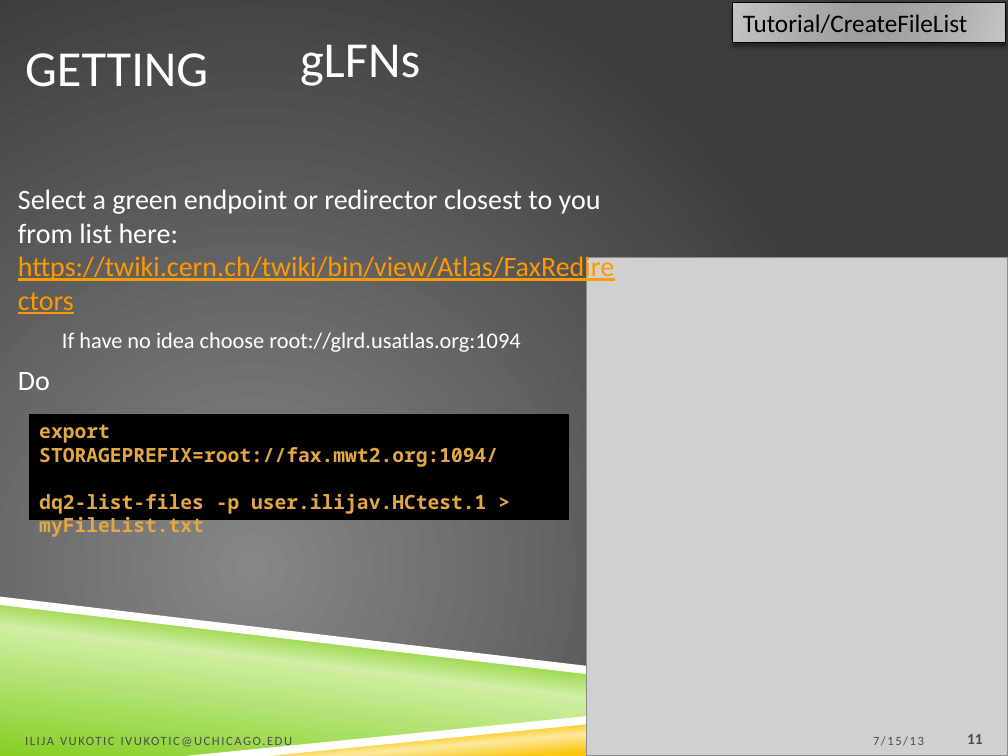
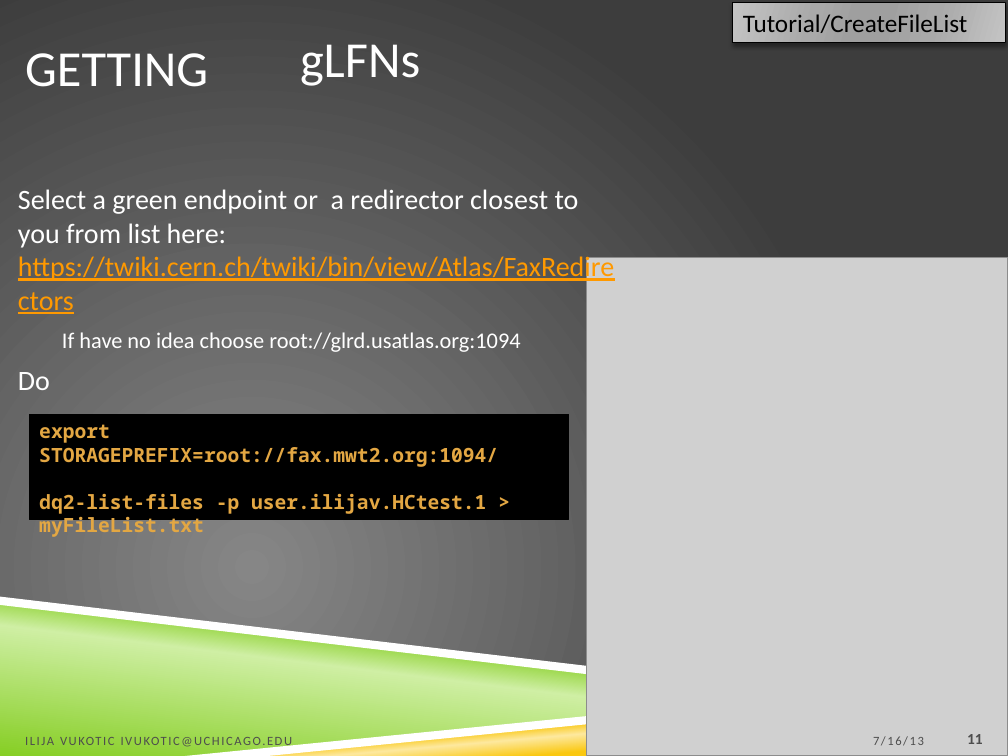
Before and after one commit to ivukotic/Tutorial, a slide deck: slide 11 of Tutorial.pptx. Drawn at 1008x756 pixels with LibreOffice and Linux fonts; fonts in the diff are those of the drawing; grey boxes stand for pictures; background and template pictures are left out. Boxes give left, top, right and bottom in pixels: in the first picture for what was removed or moved away, otherwise in the second. Text is boxed around its words. In the diff, an @@ line names an element or a change of style, - is before the commit and + after.

```diff
--- a/Tutorial.pptx
+++ b/Tutorial.pptx
@@ text at (x1=18, y1=189, x2=614, y2=283): text changed @@
-Select a green endpoint or redirector closest to you from list here: https://twiki.cern.ch/twiki/bin/view/Atlas/FaxRedirectors
+Select a green endpoint or a redirector closest to you from list here: https://twiki.cern.ch/twiki/bin/view/Atlas/FaxRedirectors
@@ text at (x1=873, y1=736, x2=924, y2=746): text changed @@
-7/15/13
+7/16/13
```
Also in this commit, not shown: 23 other slides changed, 1 slide added, 1 other file.
